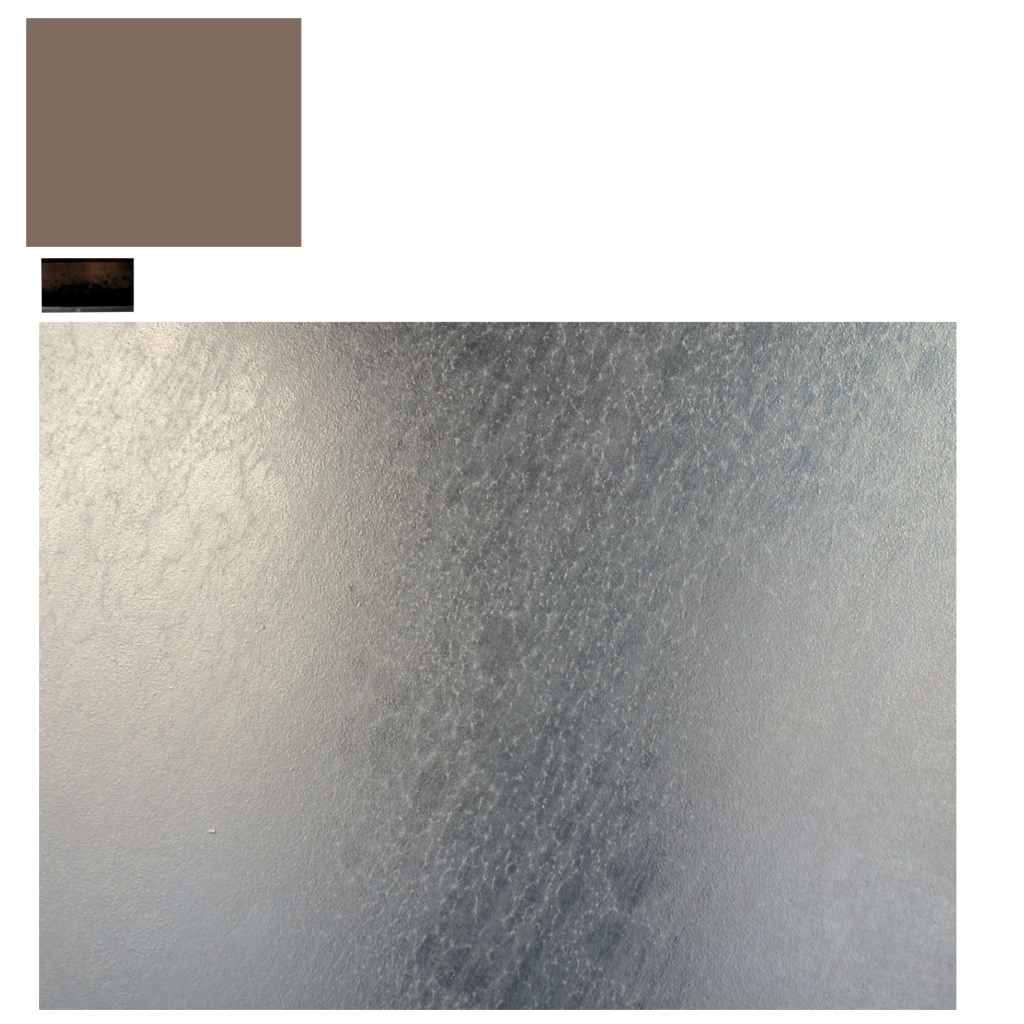
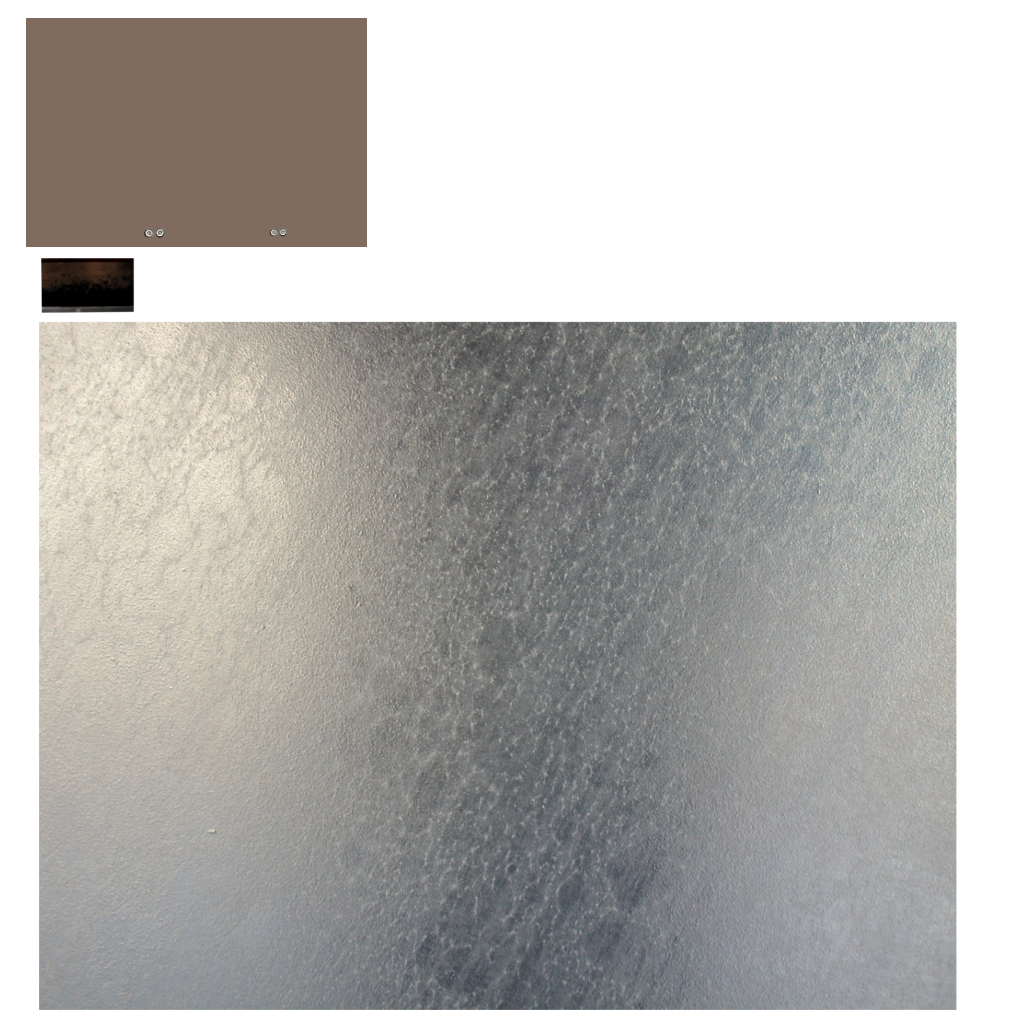
Layers edited between the first and the second 1024×1024 image:
added layer "Pasted Layer #4" above "Pasted Layer #3" over [269, 228, 288, 238]
added layer "Pasted Layer #3" above "Pasted Layer #2" over [143, 227, 166, 239]
painted on "Pasted Layer" over [26, 18, 367, 247]
